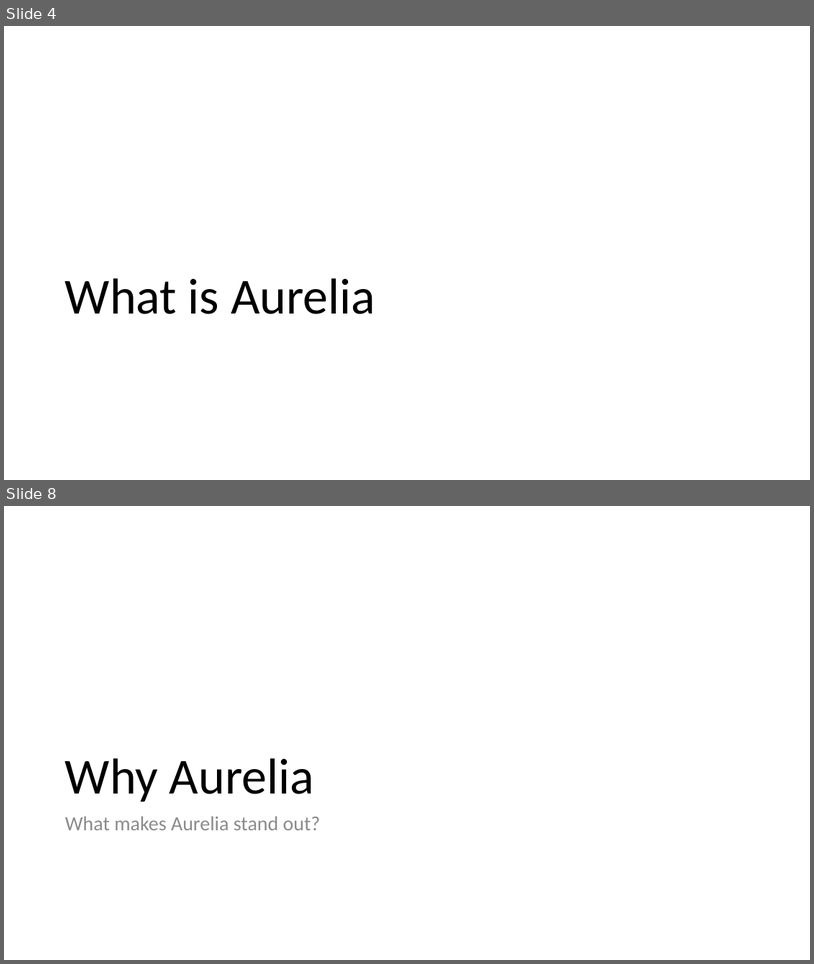
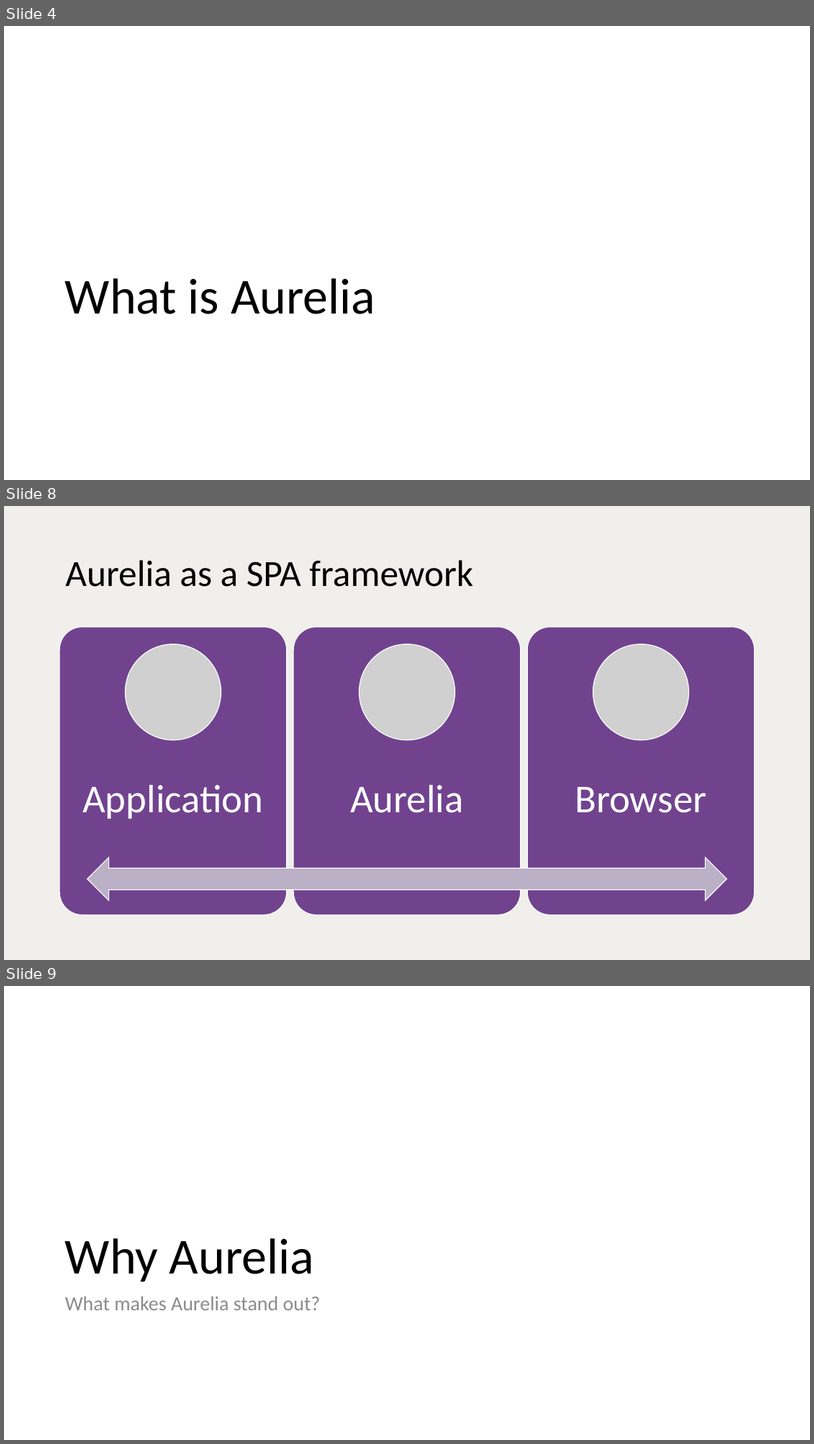
Before and after one commit to vuorinem/ADNUGTalk, a slide deck: Aurelia.pptm. Shown one above the other, each under a label of ours: slides 4 and 8 before the commit, slides 4, 8 and 9 after it; the slides between them are not shown. The pictures are 814x964 and 814x1444 pixels, drawn with LibreOffice and Linux fonts; fonts in the diff are those of the drawing; grey boxes stand for pictures. Boxes give left, top, right and bottom in pixels: in the first picture for what was removed or moved away, otherwise in the second. Text is boxed around its words. In the diff, an @@ line names an element or a change of style, - is before the commit and + after.

```diff
--- a/Aurelia.pptm
+++ b/Aurelia.pptm
@@ slide 8 added at [4,506,810,960], background #F0EFEC @@
@@ title added at [65,560,473,587], 44 pt, text #000000 @@
+Aurelia as a SPA framework
@@ group added at [59,627,756,915]: 3 rounded rectangles, 3 texts, 3 pictures, 1 left right arrow @@
+Application
+Aurelia
+Browser
@@ what was slide 8 is now slide 9 @@
```
Also in this commit, not shown: 19 slides changed, 6 other slides added, 5 slides removed.
